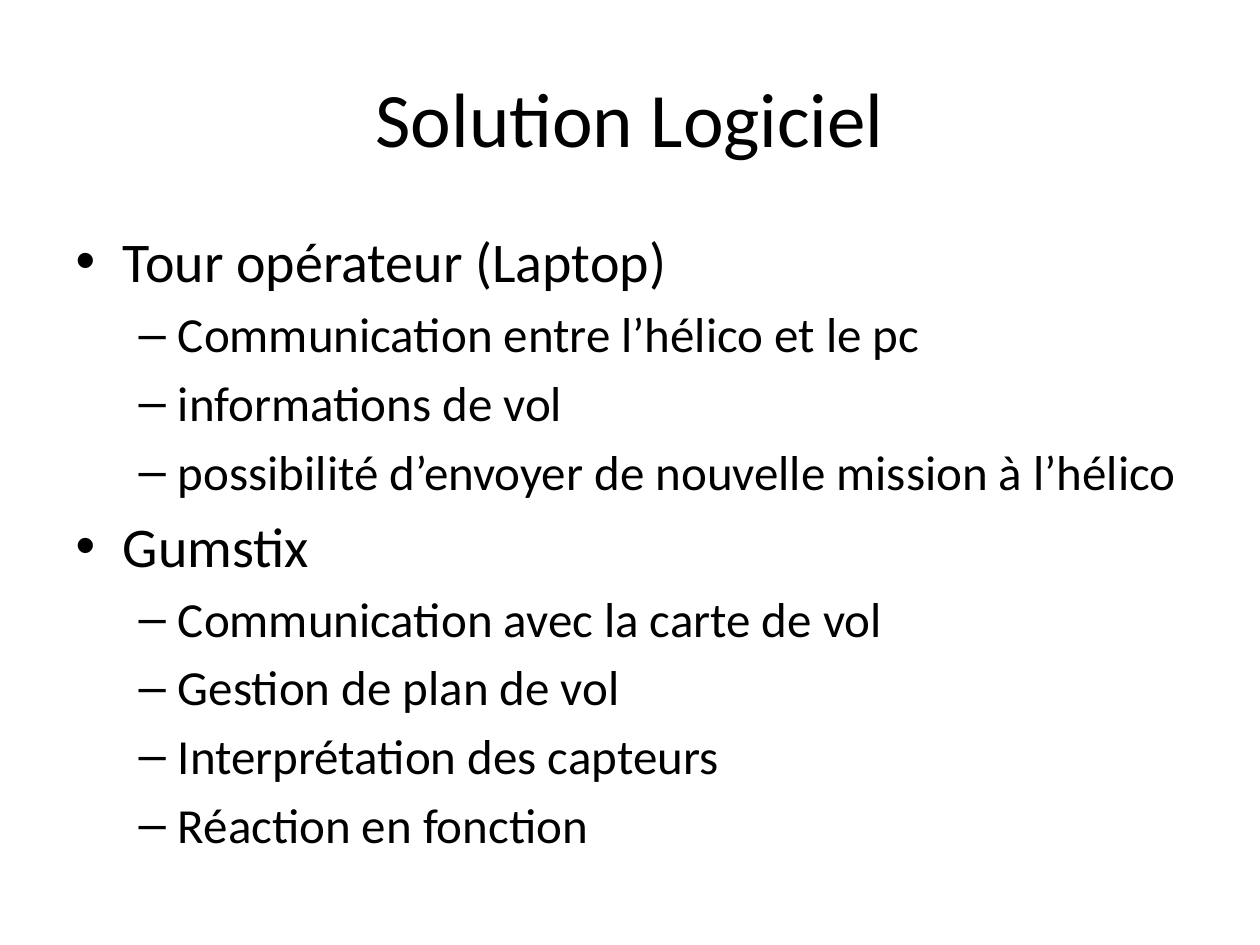
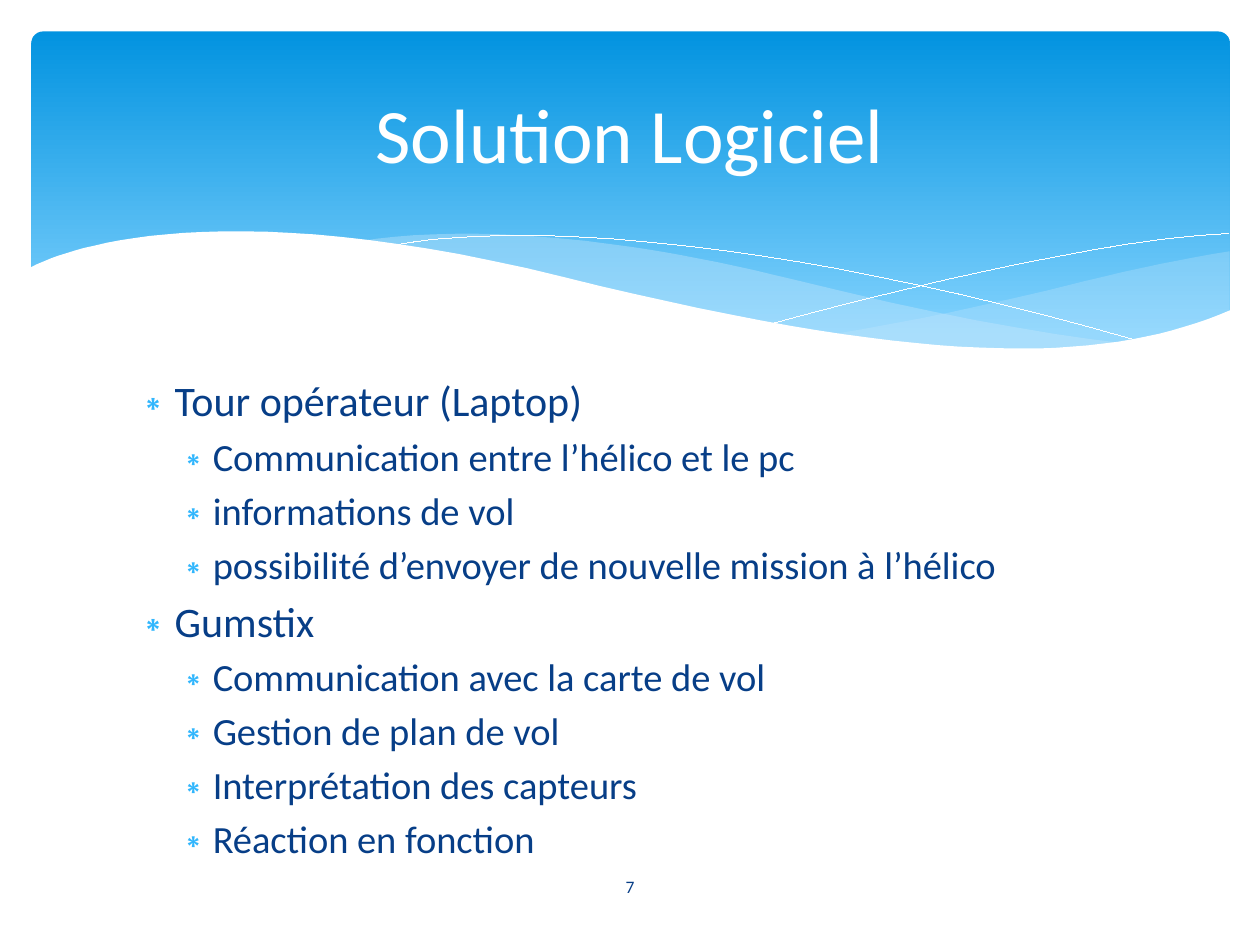
Before and after one commit to xzar/megauav2013, a slide deck: slide 7 of docs/Soutenance/PréSoutenance 0511.pptx (slide 8 before the commit). Drawn at 1260x945 pixels with LibreOffice and Linux fonts; fonts in the diff are those of the drawing. Boxes give left, top, right and bottom in pixels: in the first picture for what was removed or moved away, otherwise in the second. Text is boxed around its words. In the diff, an @@ line names an element or a change of style, - is before the commit and + after.

```diff
--- a/docs/Soutenance/PréSoutenance 0511.pptx
+++ b/docs/Soutenance/PréSoutenance 0511.pptx
@@ rounded rectangle added at [32, 32, 1230, 372], fill gradient #0293E0 to #83D3FE @@
@@ title "Solution Logiciel": place and size @@
-title "Solution Logiciel" at [375, 93, 884, 161]
+title "Solution Logiciel" at [375, 109, 884, 177]
@@ title "Solution Logiciel" at [375, 109, 884, 177]: text colour #000000 to #FFFFFF @@
@@ group added at [29, 232, 1231, 415]: 5 freeform shapes @@
@@ text "Tour opérateur (Laptop)": place and size @@
-text "Tour opérateur (Laptop)" at [123, 241, 1176, 844]
+text "Tour opérateur (Laptop)" at [175, 385, 995, 854]
@@ text "Tour opérateur (Laptop)" at [175, 385, 995, 854]: size 32 to 24 pt in "Tour opérateur (Laptop)", "Gumstix"; text colour #000000 to #073E87; size 28 to 22 pt in "Communication entre l’hélico et le pc", "informations de vol", "possibilité d’envoyer de nouvelle mission à l’hélico", "Communication avec la carte de vol" and 3 more places; bullet • to ∗; less space between paragraphs; bullet – to ∗ @@
@@ page number added at [626, 881, 635, 893], 10 pt, text #073E87 @@
+7
```
Also in this commit, not shown: 8 other slides changed, 6 slides added, 3 slides removed.
